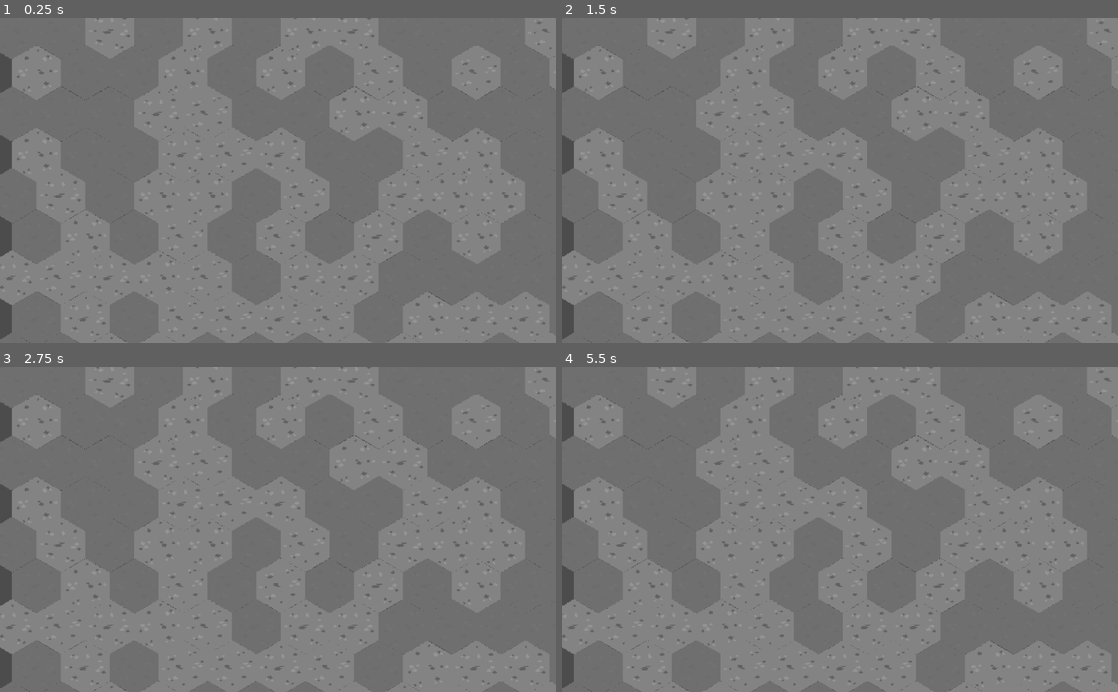
Above: before the commit, frames 1-4 (two rows, left to right).
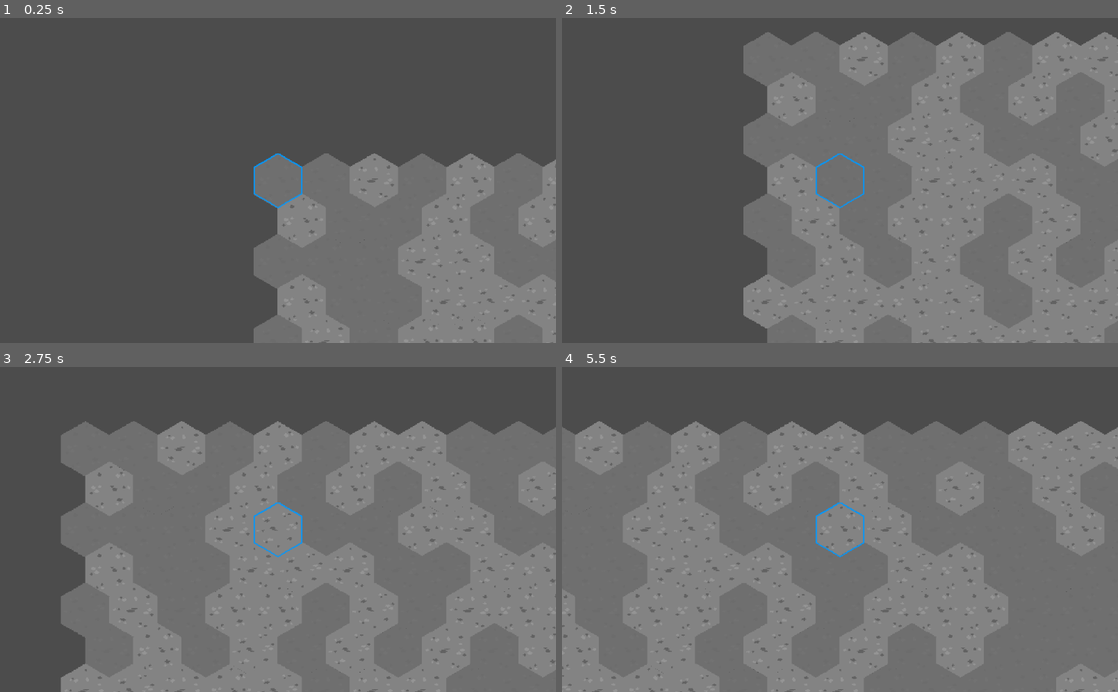
Above: after the commit, the same moments.

Repository: TeodorVecerdi/godot_intake_remake
Game: Godot game, scene res://Scenes/HexGrid.tscn
Two runs of this game, one before a commit and one after it. Both use one fixed random seed, a clock stepped at 60 frames per second and the inputs below. The project has no main scene, so this scene is started directly.
Inputs (mouse positions are in pixels of both pictures, inside the frame that each line leads up to):
- Up to frame 1 (0.25 s): no input
- Up to frame 2 (1.5 s): tap Enter at 0.5 s; move the mouse to (962, 164) at 0.52 s; hold D 0.53-1.28 s; hold C 0.53-1.28 s; click (962, 164) at 0.67 s; tap E at 0.8, 1.35 s; tap Space at 1.25 s; move the mouse to (728, 196) at 1.27 s; hold A from 1.28 s (still down); click (728, 196) at 1.42 s
- Up to frame 3 (2.75 s): tap Q at 1.55 s; tap Enter at 2 s; move the mouse to (333, 458) at 2.02 s; release A at 2.03 s; hold D from 2.03 s (still down); hold Q from 2.03 s (still down); click (333, 458) at 2.17 s; tap Z at 2.3 s
- Up to frame 4 (5.5 s): tap Space at 2.75, 4.25 s; move the mouse to (812, 594) at 2.77 s; release Q at 2.78 s; tap Z at 2.85, 5.3 s; click (812, 594) at 2.92 s; tap C at 3.05 s; tap Enter at 3.5 s; move the mouse to (1006, 578) at 3.52 s; release D at 3.53 s; hold C 3.53-4.28 s; hold A from 3.53 s (still down); click (1006, 578) at 3.67 s; tap E at 3.8, 4.35 s; move the mouse to (673, 480) at 4.27 s; click (673, 480) at 4.42 s; tap Q at 4.55 s; move the mouse to (867, 529) at 5.02 s; hold Q from 5.03 s (still down); click (867, 529) at 5.17 s

The runs differ from the first frame. In frame 1, 70% of the frame differs, in the area x 0-100%, y 0-100%; in frame 2, 40%; in frame 3, 31%; in frame 4, 22%.

Commit message:
Add basic player movement

Diff:
--- a/Scenes/HexGrid.tscn
+++ b/Scenes/HexGrid.tscn
@@ -11,6 +11,7 @@
 [ext_resource path="res://Sprites/Tiles/Cell2.png" type="Texture" id=9]
 [ext_resource path="res://Sprites/Tiles/Cell1.png" type="Texture" id=10]
 [ext_resource path="res://Sprites/Tiles/Cell3.png" type="Texture" id=11]
+[ext_resource path="res://Scenes/Player.tscn" type="PackedScene" id=12]
 
 [node name="HexGrid" type="Node2D"]
 script = ExtResource( 1 )
@@ -20,7 +21,6 @@
 Offset = Vector2( 45, 50.5 )
 
 [node name="Tiles" type="Node2D" parent="."]
-visible = false
 
 [node name="CellTiles" type="Node2D" parent="Tiles"]
 script = ExtResource( 2 )
@@ -35,3 +35,6 @@
 Textures = [ ExtResource( 3 ), ExtResource( 4 ), ExtResource( 5 ) ]
 
 [node name="Cells" type="Node2D" parent="."]
+position = Vector2( 24, 0 )
+
+[node name="Player" parent="." instance=ExtResource( 12 )]
--- /dev/null
+++ b/Scenes/Player.tscn
@@ -0,0 +1,14 @@
+[gd_scene load_steps=3 format=2]
+
+[ext_resource path="res://Scripts/Player.gd" type="Script" id=1]
+[ext_resource path="res://Sprites/TestPlayer.png" type="Texture" id=2]
+
+[node name="Player" type="Sprite"]
+texture = ExtResource( 2 )
+script = ExtResource( 1 )
+__meta__ = {
+"_edit_group_": true
+}
+
+[node name="Camera2D" type="Camera2D" parent="."]
+current = true
--- a/Scripts/HexConstants.gd
+++ b/Scripts/HexConstants.gd
@@ -1,6 +1,6 @@
 class_name HexConstants
 
-const RADIUS: float = 101.0
+const RADIUS: float = 99.5
 const INNER_CONSTANT: float = 0.891089109
 
 static func WorldToArray(x: float, y: float, scale: float) -> Vector2:
@@ -12,3 +12,12 @@
 	return Vector2((x + int(y) % 2 * 0.5) * INNER_CONSTANT * radius * 2.0, y * radius * 1.5)
 
 const NeighbourDelta = [[[0, 1], [1, 0], [0, -1], [-1, -1], [-1, 0], [-1, 1]],[[1, 1], [1, 0], [1, -1], [0, -1], [-1, 0], [0, 1]]]
+
+const DistanceToNeighbours = [
+	Vector2(INNER_CONSTANT, 1.5),
+	Vector2(2 * INNER_CONSTANT, 0),
+	Vector2(INNER_CONSTANT, -1.5),
+	Vector2(-INNER_CONSTANT, -1.5),
+	Vector2(-2 * INNER_CONSTANT, 0),
+	Vector2(-INNER_CONSTANT, 1.5)
+]
--- a/Scripts/HexGrid.gd
+++ b/Scripts/HexGrid.gd
@@ -42,4 +42,6 @@
 		if event.pressed and event.scancode == KEY_ESCAPE:
 			get_tree().quit()
 	elif event is InputEventMouseButton and event.pressed:
-		print("Mouse pressed screen: %s, world: %s" % [event.position, get_global_mouse_position()])
+		var coords = get_global_mouse_position()
+		var offsetted = coords + Offset * Scale
+		print("Mouse pressed world->array: %s" % [HexConstants.WorldToArray(offsetted.x, offsetted.y, Scale)])
--- /dev/null
+++ b/Scripts/Player.gd
@@ -0,0 +1,49 @@
+extends Sprite
+class_name PlayerController
+
+const HexConstants = preload("res://Scripts/HexConstants.gd")
+onready var Grid: HexGrid = $".".get_parent() as HexGrid
+var gridX: int
+var gridY: int
+
+
+func _ready():
+	position = Grid.Offset * Grid.Scale + HexConstants.ArrayToWorld(gridX, gridY, Grid.Scale)
+	scale = Vector2(Grid.Scale, Grid.Scale)
+
+
+func _input(event):
+	var justPressed = event.is_pressed() and not event.is_echo()
+	if not justPressed:
+		return
+
+	if Input.is_key_pressed(KEY_C):
+		move(0)
+	elif Input.is_key_pressed(KEY_D):
+		move(1)
+	elif Input.is_key_pressed(KEY_E):
+		move(2)
+	elif Input.is_key_pressed(KEY_Q):
+		move(3)
+	elif Input.is_key_pressed(KEY_A):
+		move(4)
+	elif Input.is_key_pressed(KEY_Z):
+		move(5)
+
+
+func move(direction: int):
+	position += HexConstants.DistanceToNeighbours[direction] * Grid.Scale * HexConstants.RADIUS
+	gridX += HexConstants.NeighbourDelta[gridY % 2][direction][0]
+	gridY += HexConstants.NeighbourDelta[gridY % 2][direction][1]
+
+	"""
+	//Update player sprites
+	if (direction == 2 || direction == 3) // front sprite
+		PlayerSprite.sprite = PlayerSprites[0];
+	if (direction == 0 || direction == 5) // back sprite
+		PlayerSprite.sprite = PlayerSprites[1];
+	if (direction == 4) // left sprite
+		PlayerSprite.sprite = PlayerSprites[2];
+	if (direction == 1) // right sprite
+		PlayerSprite.sprite = PlayerSprites[3];
+	"""
--- a/project.godot
+++ b/project.godot
@@ -14,6 +14,11 @@
 "language": "GDScript",
 "path": "res://Scripts/HexCellTexture.gd"
 }, {
+"base": "Reference",
+"class": "HexConstants",
+"language": "GDScript",
+"path": "res://Scripts/HexConstants.gd"
+}, {
 "base": "Node2D",
 "class": "HexGrid",
 "language": "GDScript",
@@ -21,6 +26,7 @@
 } ]
 _global_script_class_icons={
 "HexCellTexture": "",
+"HexConstants": "",
 "HexGrid": ""
 }
 
Not shown: 1 places in Scenes/HexGrid.tscn that only renumber resources
Binary file added: Sprites/TestPlayer.png
Not shown, added: Sprites/TestPlayer.png.import
